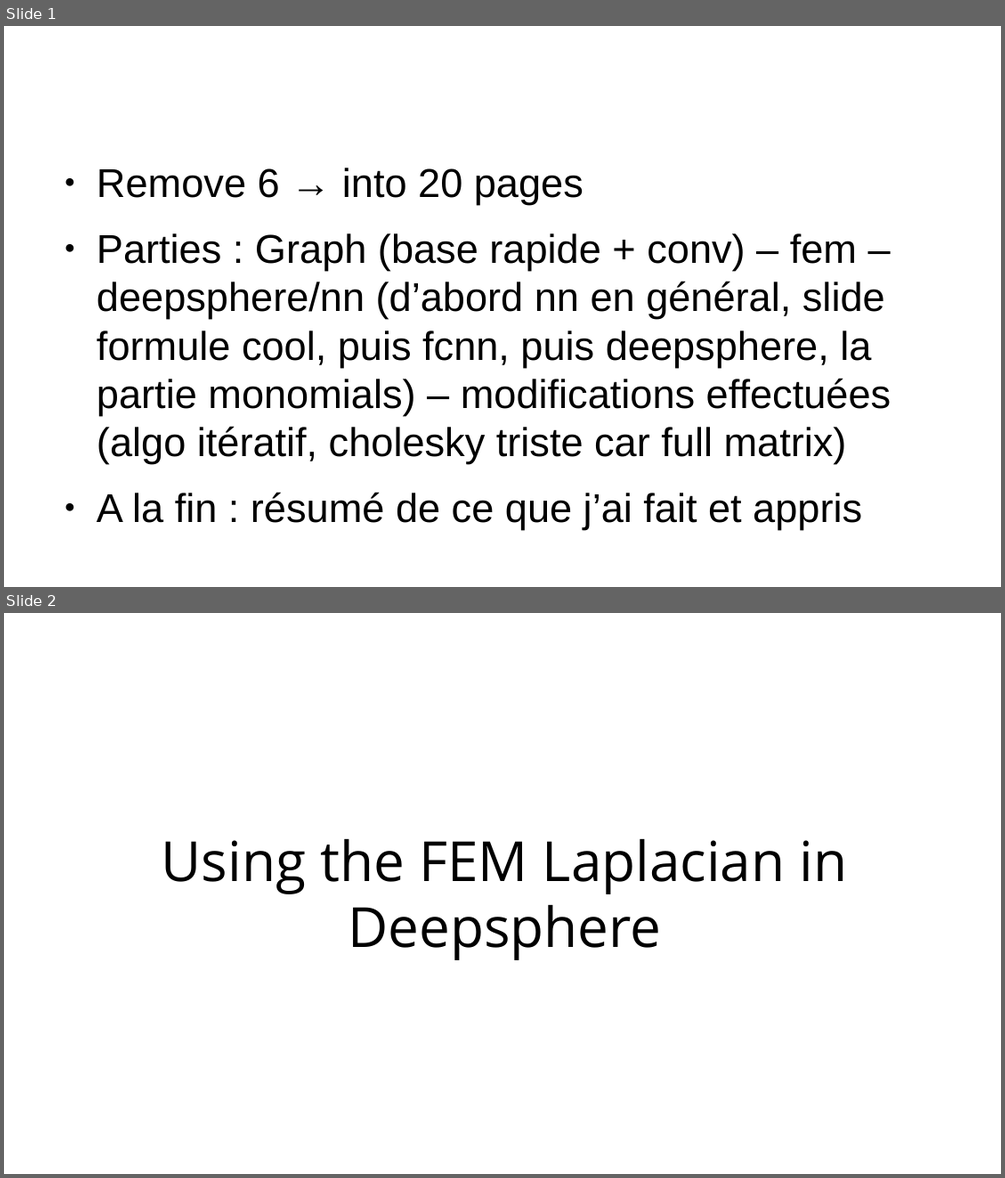
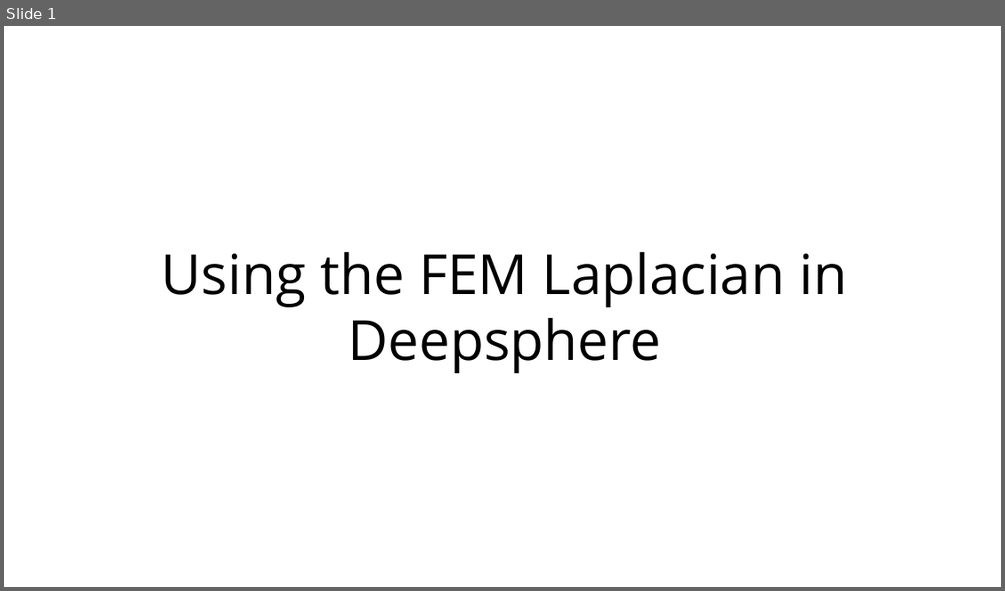
Before and after one commit to maltherd/deepsphere-fem, a slide deck: presentation.odp. Shown one above the other, each under a label of ours: slides 1 and 2 before the commit, slide 1 after it. The pictures are 1005x1178 and 1005x591 pixels, drawn with LibreOffice and Linux fonts; fonts in the diff are those of the drawing. Boxes give left, top, right and bottom in pixels: in the first picture for what was removed or moved away, otherwise in the second. Text is boxed around its words. In the diff, an @@ line names an element or a change of style, - is before the commit and + after.

```diff
--- a/presentation.odp
+++ b/presentation.odp
@@ slide 1 removed at <box>4,26,1001,587</box>, background #FFFFFF @@
@@ text removed at <box>97,168,890,530</box> @@
-● Remove 6 → into 20 pages
-● Parties : Graph (base rapide + conv) – fem – deepsphere/nn (d’abord nn en général, slide formule cool, puis fcnn, puis deepsphere, la partie monomials) – modifications effectuées (algo itératif, cholesky triste car full matrix)
-● A la fin : résumé de ce que j’ai fait et appris
@@ what was slide 2 is now slide 1 @@
```
Also in this commit, not shown: 2 slides changed, 3 slides added, 1 other slide removed, 2 other files.
